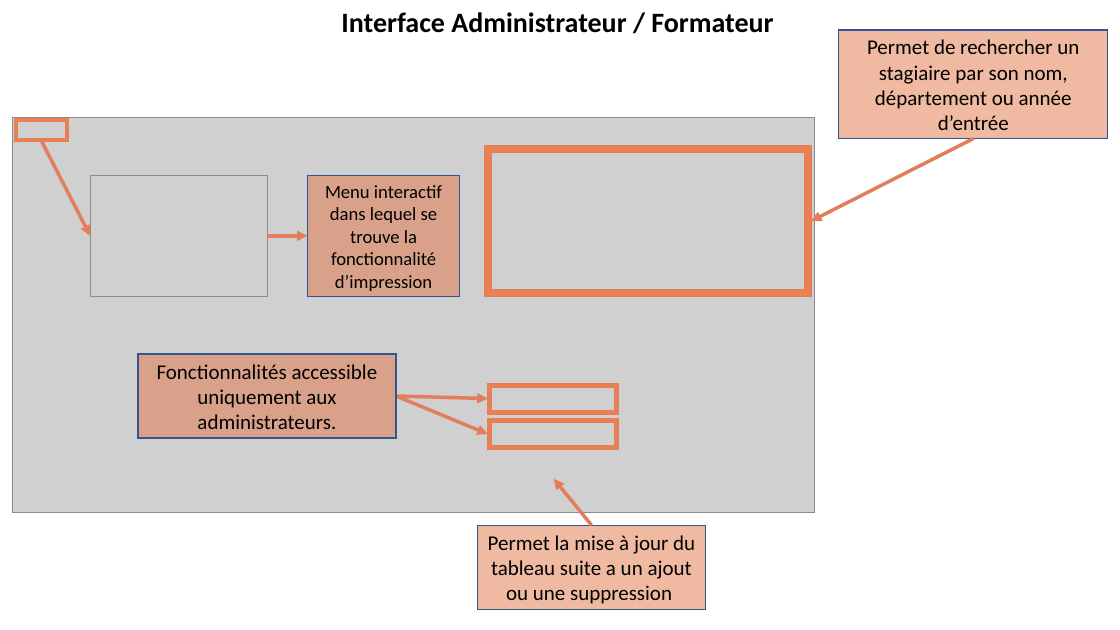
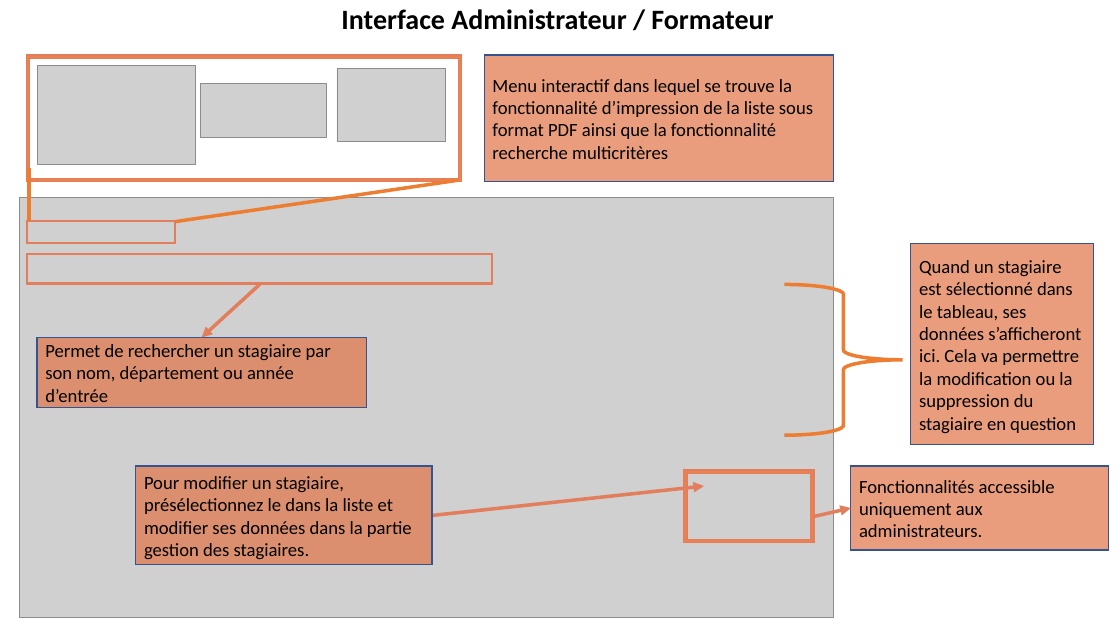
Before and after one commit to Farah404/LogicielGestionStagiaires, a slide deck: slide 4 of Manuel/ManuelPPT.pptx. Drawn at 1120x630 pixels with LibreOffice and Linux fonts; fonts in the diff are those of the drawing; grey boxes stand for pictures. Boxes give left, top, right and bottom in pixels: in the first picture for what was removed or moved away, otherwise in the second. Text is boxed around its words. In the diff, an @@ line names an element or a change of style, - is before the commit and + after.

```diff
--- a/Manuel/ManuelPPT.pptx
+++ b/Manuel/ManuelPPT.pptx
@@ group added at (27,55,462,182): 3 pictures, 1 frame @@
@@ rectangle "Menu interactif dans lequel se ...": place and size @@
-rectangle "Menu interactif dans lequel se ..." at (308,176,460,297)
+rectangle "Menu interactif dans lequel se ..." at (484,55,833,181)
@@ rectangle "Menu interactif dans lequel se ..." at (484,55,833,181): fill #E27445 at 50% opacity to #E27445 at 70% opacity @@
@@ text in rectangle at (492,79,813,159): text changed @@
-Menu interactif dans lequel se trouve la fonctionnalité d’impression
+Menu interactif dans lequel se trouve la fonctionnalité d’impression de la liste sous format PDF ainsi que la fonctionnalité recherche multicritères
@@ frame removed at (14,119,68,141) @@
@@ arrow removed from (41, 141) to (90, 236) @@
@@ frame removed at (485,145,812,297) @@
@@ arrow removed from (974, 139) to (811, 221) @@
@@ line added from (29, 221) to (29, 168), #ED7D31 3 pt @@
@@ picture removed at (90,176,266,297) @@
@@ picture: place and size @@
-picture at (12,118,814,513)
+picture at (19,197,833,618)
@@ line added from (176, 222) to (459, 180), #ED7D31 3 pt @@
@@ frame: place and size @@
-frame at (488,383,618,414)
+frame at (27,221,176,244)
@@ frame at (27,221,176,244): proportions changed @@
@@ arrow removed from (267, 236) to (308, 236) @@
@@ frame added at (27,254,493,285), fill #EB8051, outline #E37E5D 1 pt @@
@@ rectangle added at (911,244,1093,444), fill #E27445 at 70% opacity, outline #325491 1 pt, 16 pt, text #000000 @@
+Quand un stagiaire est sélectionné dans le tableau, ses données s’afficheront ici. Cela va permettre la modification ou la suppression du stagiaire en question
@@ arrow added from (260, 285) to (202, 338), #E37E5D 3 pt @@
@@ right brace added at (785,285,903,436), outline #ED7D31 3 pt @@
@@ rectangle "Permet de rechercher un stagiaire ..." at (37,338,366,408): size 18 to 16 pt; alignment centre to left; fill #E27445 at 50% opacity to #E27445 at 70% opacity @@
@@ rectangle "Permet de rechercher un stagiaire ...": place and size @@
-rectangle "Permet de rechercher un stagiaire ..." at (839,30,1108,139)
+rectangle "Permet de rechercher un stagiaire ..." at (37,338,366,408)
@@ arrow removed from (396, 396) to (488, 398) @@
@@ arrow removed from (396, 396) to (488, 434) @@
@@ frame removed at (488,418,618,450) @@
@@ rectangle added at (136,466,433,565), fill #E27445 at 70% opacity, outline #325491 1 pt, 16 pt, text #000000 @@
+Pour modifier un stagiaire, présélectionnez le dans la liste et modifier ses données dans la partie gestion des stagiaires.
@@ frame added at (684,471,814,544), fill #EB8051, outline #E37E5D 1 pt @@
@@ rectangle "Fonctionnalités accessible uniquement aux administrateurs.": place and size @@
-rectangle "Fonctionnalités accessible uniquement aux administrateurs." at (138,354,396,438)
+rectangle "Fonctionnalités accessible uniquement aux administrateurs." at (851,466,1109,550)
@@ rectangle "Fonctionnalités accessible uniquement aux administrateurs." at (851,466,1109,550): size 18 to 16 pt; alignment centre to left; fill #E27445 at 50% opacity to #E27445 at 70% opacity @@
@@ arrow moved from (592, 525) - (554, 479) to (432, 516) - (704, 486) @@
@@ arrow added from (814, 517) to (851, 508), #E37E5D 3 pt @@
@@ rectangle removed at (478,525,706,609) @@
-Permet la mise à jour du tableau suite a un ajout ou une suppression
```
Also in this commit, not shown: 2 other slides changed, 1 slide added, 1 slide removed, 9 other files.
